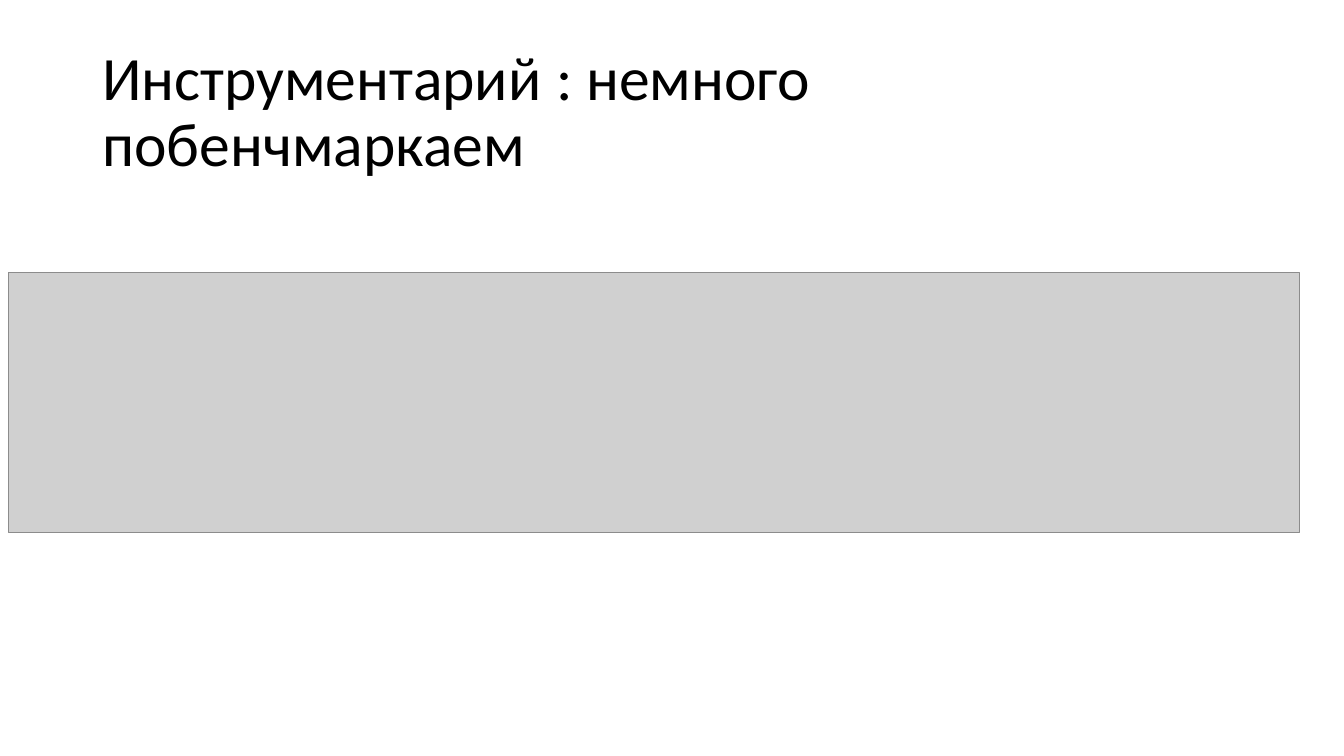
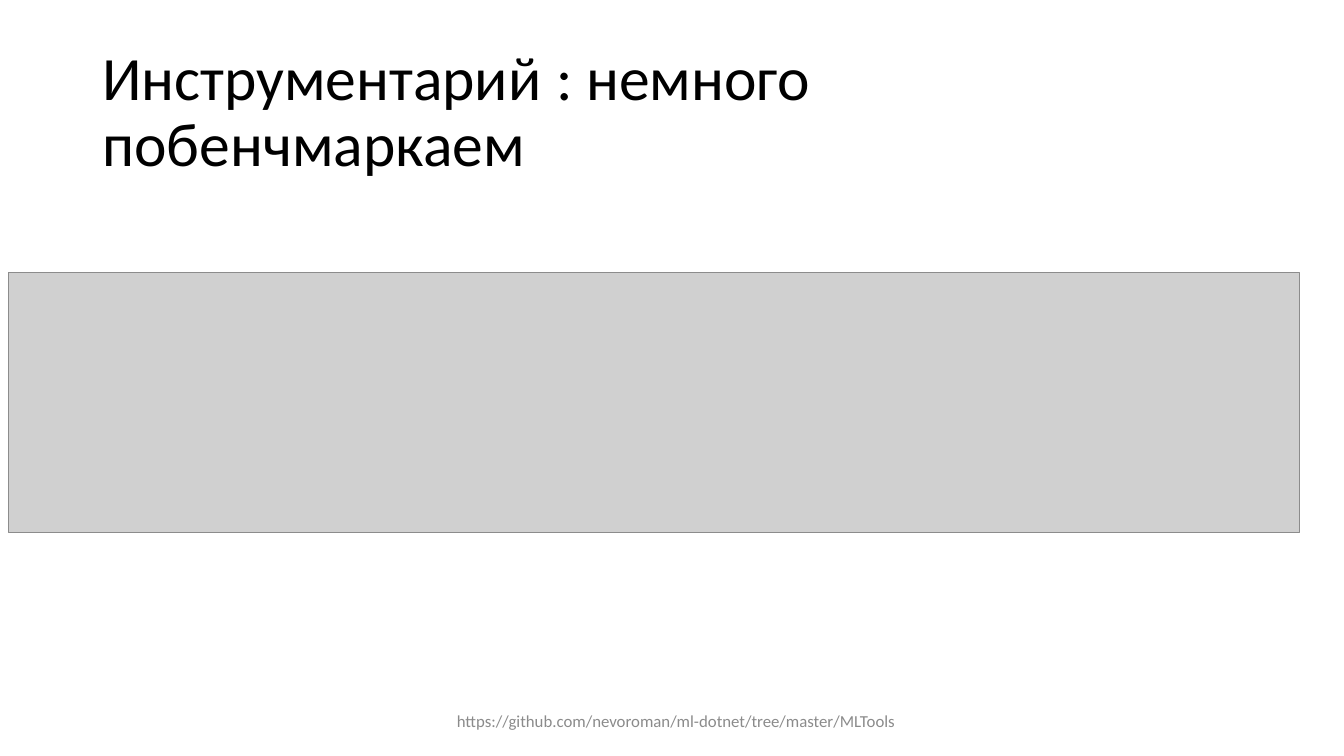
Before and after one commit to Spectr9/ml-dotnet, a slide deck: slide 24 of Slides/Slides.pptx. Drawn at 1344x756 pixels with LibreOffice and Linux fonts; fonts in the diff are those of the drawing; grey boxes stand for pictures. Boxes give left, top, right and bottom in pixels: in the first picture for what was removed or moved away, otherwise in the second. Text is boxed around its words. In the diff, an @@ line names an element or a change of style, - is before the commit and + after.

```diff
--- a/Slides/Slides.pptx
+++ b/Slides/Slides.pptx
@@ text added at [457, 715, 895, 730], 12 pt, text #8C8C8C @@
+https://github.com/nevoroman/ml-dotnet/tree/master/MLTools
```
Also in this commit, not shown: 20 other slides changed, 3 slides added, 9 other files.
